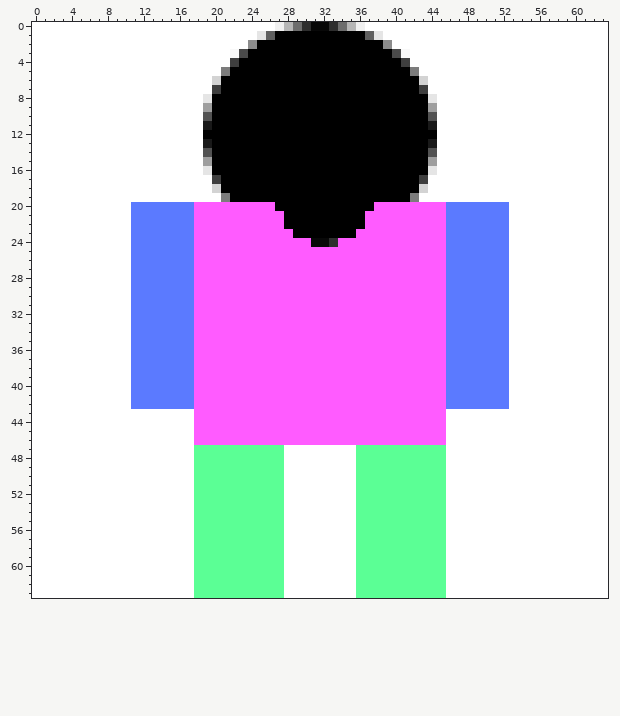
One commit to this pixel-art sprite: player.png. Above, as it was before the edit.
The file is 64x64 pixels. Colours within 5 levels of each other are drawn and written as one.
New version:
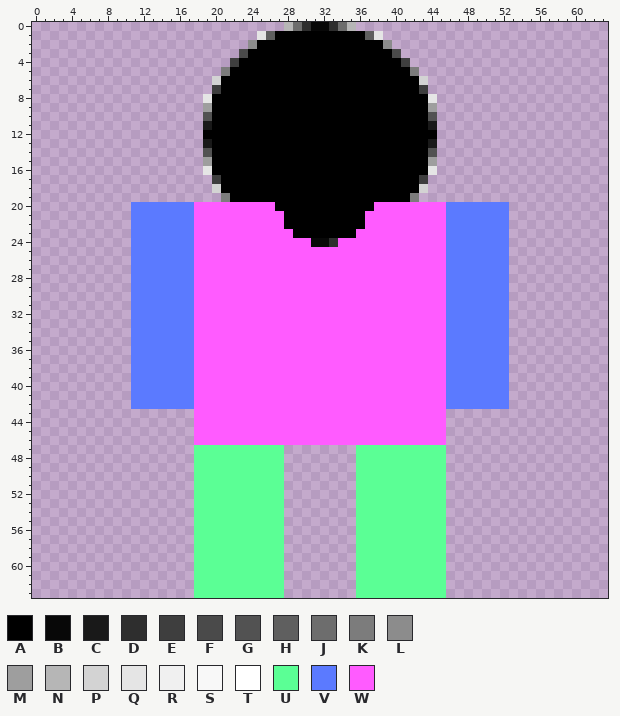
Palette (. is transparent): A #000000  B #080808  C #191919  D #2e2e2e  E #3e3e3e  F #4a4a4a  G #525252  H #5f5f5f  J #6d6d6d  K #7c7c7c  L #8c8c8c  M #9e9e9e  N #b6b6b6  P #d3d3d3  Q #e5e5e5  R #f0f0f0  S #f8f8f8  T #ffffff  U #5bff95  V #5b7aff  W #ff5bff
Changes in this commit:
The edit erases colour R in row 0 at x 27 and 36.
The edit erases colour S in row 3 at x 22 and 41.
The edit erases colour T in row 0 at x 0 to 26 and 37 to 63; in row 1 at x 0 to 24 and 39 to 63; in row 2 at x 0 to 23 and 40 to 63; in rows 3 to 4 at x 0 to 21 and 42 to 63; in row 5 at x 0 to 20 and 43 to 63; in rows 6 to 7 at x 0 to 19 and 44 to 63.
The edit erases colour T in rows 8 to 16 at x 0 to 18 and 45 to 63; in rows 17 to 18 at x 0 to 19 and 44 to 63; in row 19 at x 0 to 20 and 43 to 63; in rows 20 to 42 at x 0 to 10 and 53 to 63; in rows 43 to 46 at x 0 to 17 and 46 to 63; in rows 47 to 63 at x 0 to 17, 28 to 35 and 46 to 63.
Boxes around the changes in both pictures, in picture pixels (x1, y1, x2, y2):
erased: (32, 22, 284, 598)
erased: (356, 22, 608, 598)
erased: (284, 445, 356, 598)
